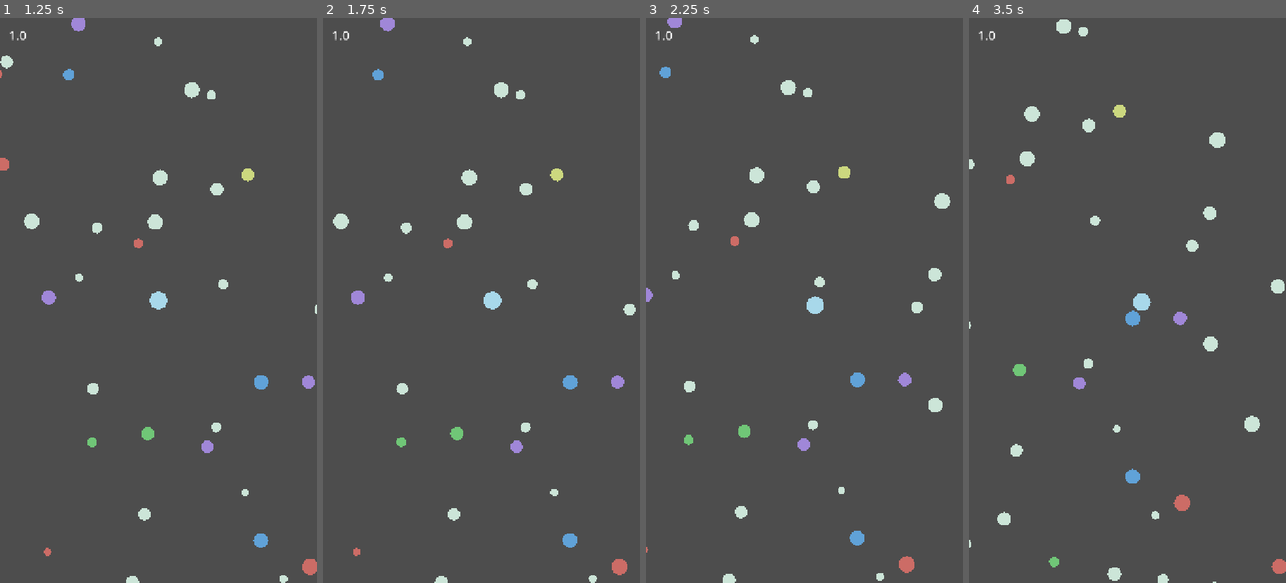
Above: before the commit, frames 1-4 (left to right).
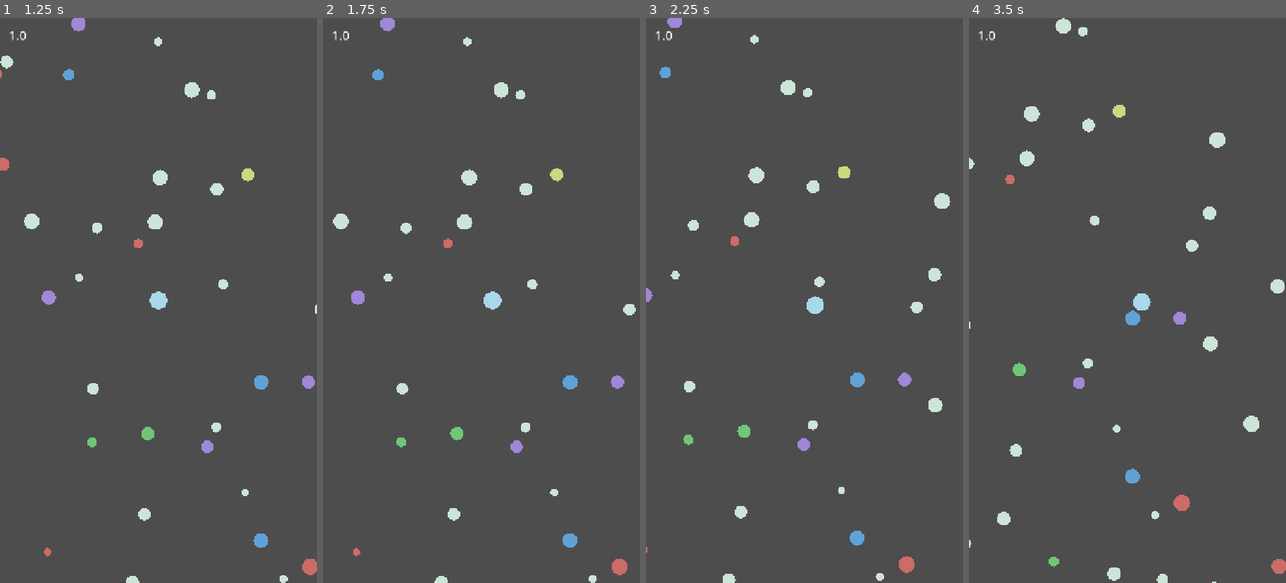
Above: after the commit, the same moments.

Repository: seanmcn/blobby
Game: Godot game, scene res://scenes/main.tscn
The game is run twice, just before and just after one commit, with the same random seed, the same clock (stepped at 60 frames per second) and the same inputs.
Inputs (mouse positions are in pixels of both pictures, inside the frame that each line leads up to):
- Up to frame 1 (1.25 s): click "Play" at 0.5 s
- Up to frame 2 (1.75 s): tap Enter at 1.25 s; move the mouse to (551, 272) at 1.27 s; hold D (move_right) from 1.28 s (still down)
- Up to frame 3 (2.25 s): move the mouse to (741, 328) at 2.02 s; release D (move_right) at 2.03 s; hold S (move_down) from 2.03 s (still down)
- Up to frame 4 (3.5 s): move the mouse to (1159, 176) at 2.77 s; release S (move_down) at 2.78 s; hold D (move_right) from 2.78 s (still down)

Frame 1 is identical in both runs. In frame 2, less than 0.1% of the frame differs, in the area x 10-98%, y 10-100%; in frame 3, less than 0.1%; in frame 4, 0.2%, in the area x 0-100%, y 0-100%.

Commit message:
Rebalance player and hunter speed scaling
Soften player speed curve with asymptotic falloff and partial camera zoom
compensation so movement stays responsive at larger sizes. Hunters now
match the player's effective speed with a per-hunter random ratio for
variety instead of using an independent size-based formula.

Diff:
--- a/scripts/hunter.gd
+++ b/scripts/hunter.gd
@@ -7,6 +7,7 @@
 var size: float = 1.5
 var health: float = 1.0
 var target: Node2D = null
+var speed_ratio: float = 1.0
 
 # State machine
 enum State { WANDERING, PURSUING }
@@ -40,6 +41,9 @@
 
 	# Random approach angle offset for surround behavior (fixed for lifetime)
 	approach_angle_offset = randf_range(-PI, PI)
+
+	# Random speed ratio so hunters aren't perfectly uniform
+	speed_ratio = randf_range(0.95, 1.05)
 
 	# Find the player reference (but don't pursue yet)
 	await get_tree().process_frame
@@ -128,8 +132,10 @@
 
 
 func get_speed() -> float:
-	# Slightly faster when larger, but not too much
-	return base_speed * (1.0 + size * 0.05)
+	if target and is_instance_valid(target):
+		var player_speed = target.base_speed * target.get_speed_modifier()
+		return player_speed * speed_ratio
+	return base_speed
 
 
 func get_radius() -> float:
--- a/scripts/player.gd
+++ b/scripts/player.gd
@@ -55,11 +55,13 @@
 
 
 func get_speed_modifier() -> float:
-	# Slightly slower when larger
-	var size_penalty = 1.0 - (current_size * 0.005)
-	var base_modifier = clamp(size_penalty, 0.5, 1.2)
+	# Boost world-space speed to offset camera zoom making movement look sluggish
+	var zoom_compensation = 1.0
+	if current_size > 5.0:
+		zoom_compensation = pow(current_size / 5.0, 0.12)
+	var size_drag = 1.0 / (1.0 + current_size * 0.002)
+	var base_modifier = max(zoom_compensation * size_drag, 0.75)
 
-	# Apply ability bonus
 	if ability_manager:
 		base_modifier *= ability_manager.get_speed_multiplier()
 
